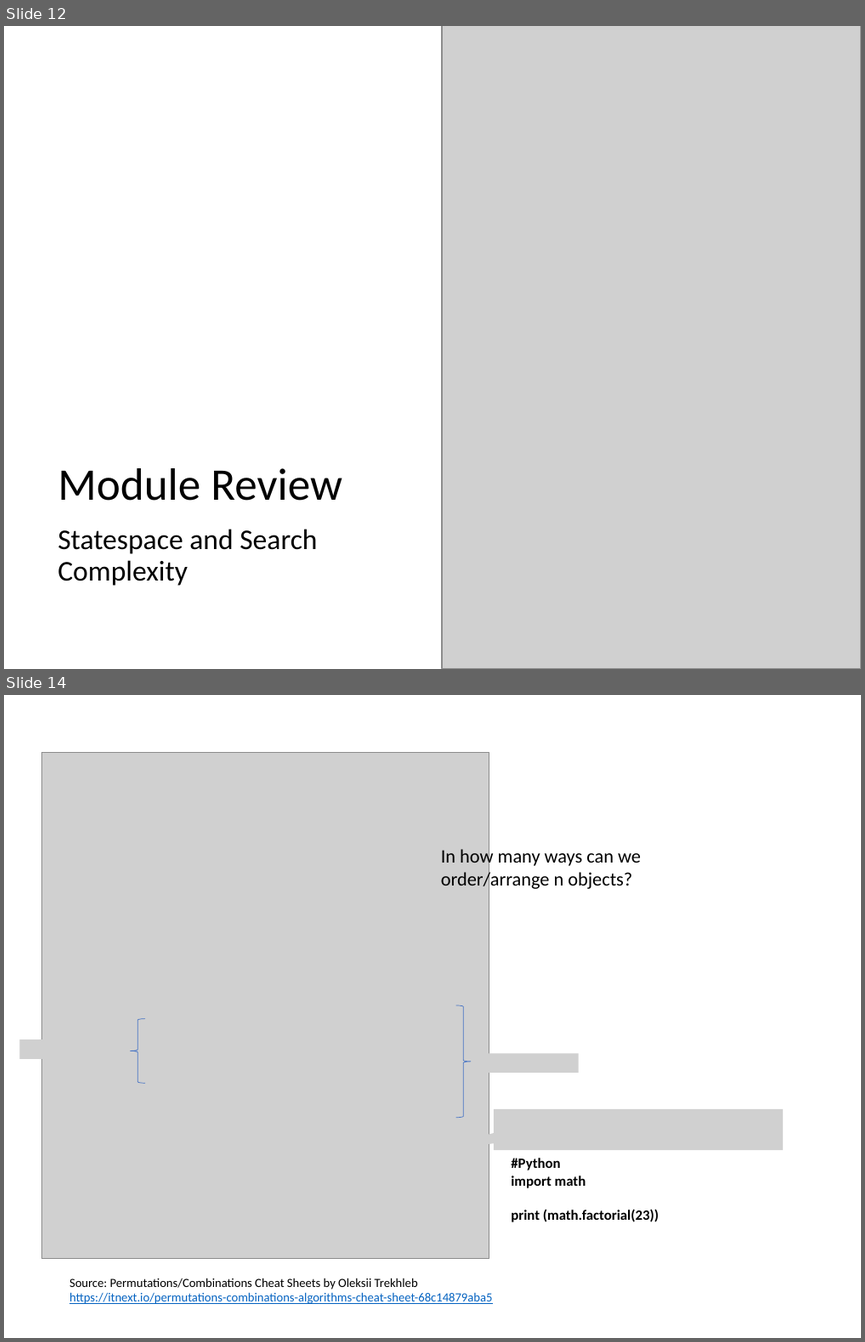
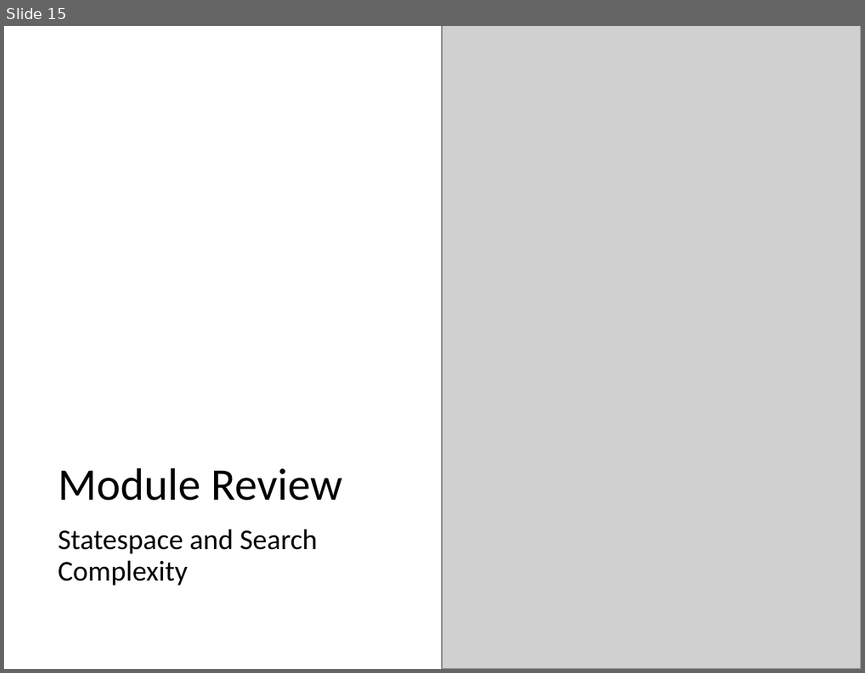
Before and after one commit to mhahsler/CS7320-AI, a slide deck: slides/03_search_discussion.pptx. Shown one above the other, each under a label of ours: slides 12 and 14 before the commit, slide 15 after it; the slides between them are not shown. The pictures are 865x1342 and 865x673 pixels, drawn with LibreOffice and Linux fonts; fonts in the diff are those of the drawing; grey boxes stand for pictures. Boxes give left, top, right and bottom in pixels: in the first picture for what was removed or moved away, otherwise in the second. Text is boxed around its words. In the diff, an @@ line names an element or a change of style, - is before the commit and + after.

```diff
--- a/slides/03_search_discussion.pptx
+++ b/slides/03_search_discussion.pptx
@@ slide 14 removed at box(4, 695, 861, 1338), background #FFFFFF @@
@@ picture removed at box(42, 753, 489, 1259) @@
@@ text removed at box(441, 846, 641, 891) @@
-In how many ways can we order/arrange n objects?
@@ left brace removed at box(130, 1019, 144, 1083) @@
@@ right brace removed at box(455, 1005, 470, 1117) @@
@@ picture removed at box(19, 1039, 127, 1059) @@
@@ picture removed at box(479, 1053, 578, 1073) @@
@@ picture removed at box(494, 1109, 782, 1150) @@
@@ text removed at box(511, 1157, 658, 1222) @@
-#Python
-import math
-print (math.factorial(23))
@@ text removed at box(69, 1277, 492, 1304) @@
-Source: Permutations/Combinations Cheat Sheets by Oleksii Trekhleb
-https://itnext.io/permutations-combinations-algorithms-cheat-sheet-68c14879aba5
@@ what was slide 12 is now slide 15 @@
```
Also in this commit, not shown: 10 slides changed, 6 slides added, 3 other slides removed, 1 other file.
